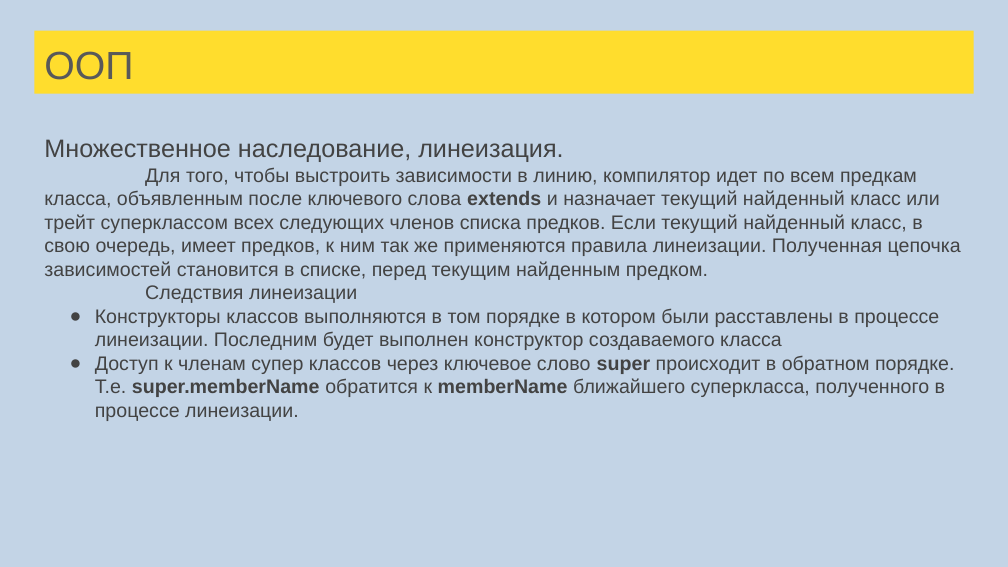
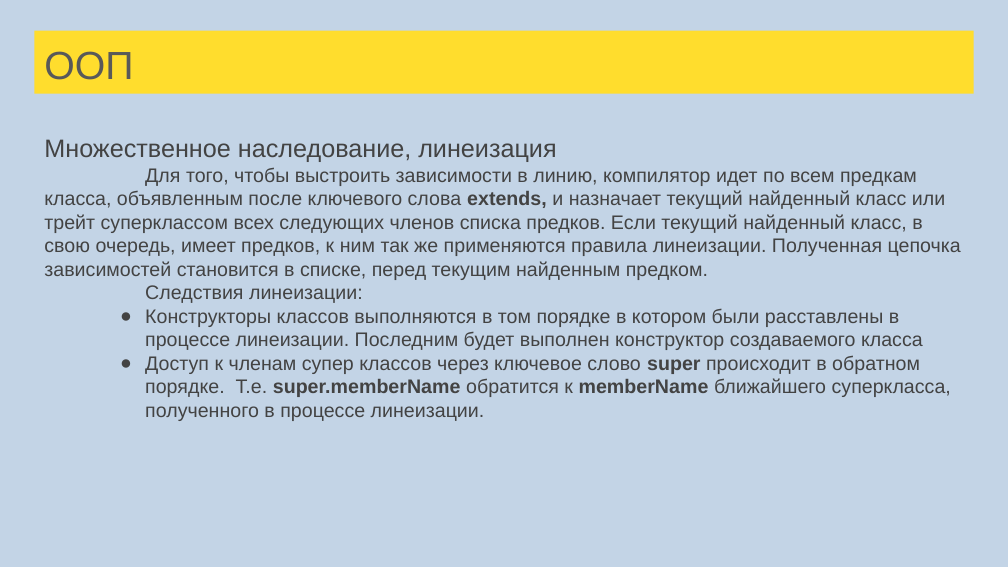
Before and after one commit to sergeypopov83/scala-school, a slide deck: slide 112 of src/main/resources/Лекции Scala для FinTech.pptx (slide 110 before the commit). Drawn at 1008x567 pixels with LibreOffice and Linux fonts; fonts in the diff are those of the drawing. Boxes give left, top, right and bottom in pixels: in the first picture for what was removed or moved away, otherwise in the second. Text is boxed around its words. In the diff, an @@ line names an element or a change of style, - is before the commit and + after.

```diff
--- a/src/main/resources/Лекции Scala для FinTech.pptx
+++ b/src/main/resources/Лекции Scala для FinTech.pptx
@@ text at <box>44,139,961,303</box>: text changed @@
-Множественное наследование, линеизация.
-Для того, чтобы выстроить зависимости в линию, компилятор идет по всем предкам класса, объявленным после ключевого слова extends и назначает текущий найденный класс или трейт суперклассом всех следующих членов списка предков. Если текущий найденный класс, в свою очередь, имеет предков, к ним так же применяются правила линеизации. Полученная цепочка зависимостей становится в списке, перед текущим найденным предком.
-Следствия линеизации
+Множественное наследование, линеизация
+Для того, чтобы выстроить зависимости в линию, компилятор идет по всем предкам класса, объявленным после ключевого слова extends, и назначает текущий найденный класс или трейт суперклассом всех следующих членов списка предков. Если текущий найденный класс, в свою очередь, имеет предков, к ним так же применяются правила линеизации. Полученная цепочка зависимостей становится в списке, перед текущим найденным предком.
+Следствия линеизации:
@@ text at <box>145,309,951,421</box>: indent changed @@
```
Also in this commit, not shown: 25 other slides changed, 3 slides added, 1 other file.
